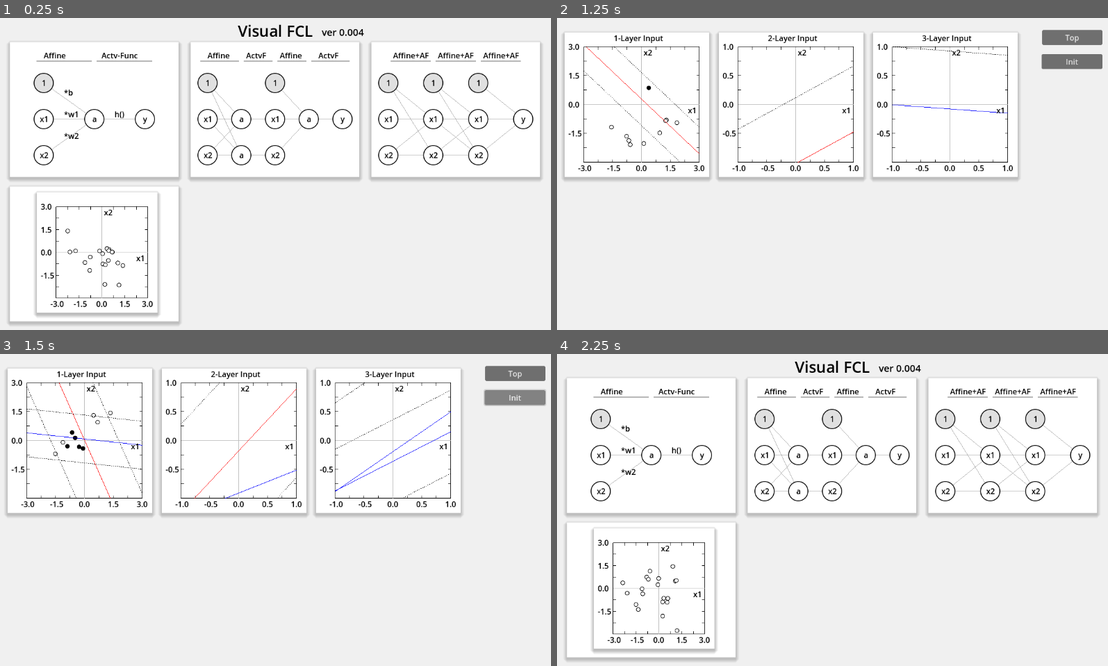
Above: before the commit, frames 1-4 (two rows, left to right).
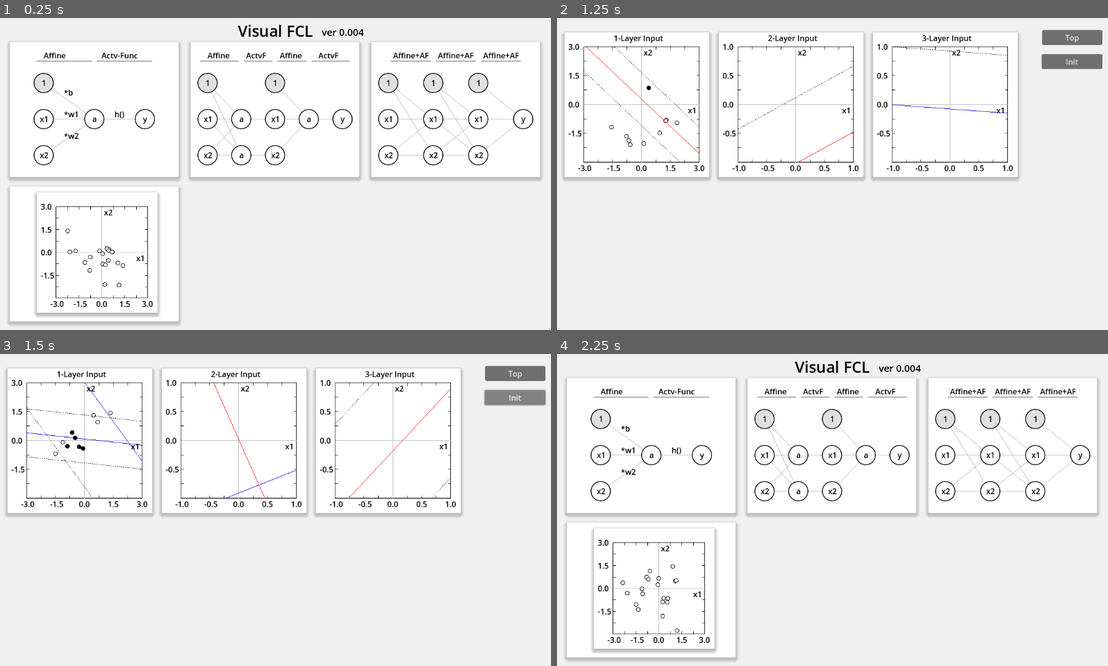
Above: after the commit, the same moments.

Repository: vivisuke/VisualFCL
Game: Godot game, scene res://top_scene.tscn
Same seed, same stepped clock (60 frames per second), same inputs: the game is played once before the commit and once after it.
Inputs (mouse positions are in pixels of both pictures, inside the frame that each line leads up to):
- Up to frame 1 (0.25 s): no input
- Up to frame 2 (1.25 s): tap Enter at 0.5 s; move the mouse to (953, 158) at 0.52 s; click (953, 158) at 0.67 s
- Up to frame 3 (1.5 s): click "Init" at 1.25 s
- Up to frame 4 (2.25 s): click "Top" at 2 s

Frames 1-2 are identical in both runs. In frame 3, 0.7% of the frame differs, in the area x 4-82%, y 9-47%; in frame 4, nothing differs.

Commit message:
0100 ◎ C 06/30 06/30 0.004│ToDo│３層NN学習シーン：第3層のニューロンは1個だけ＆活性化関数はシグモイドに

Diff:
--- a/VisualFCL/scripts/fc3layer_scene.gd
+++ b/VisualFCL/scripts/fc3layer_scene.gd
@@ -94,8 +94,9 @@
 		vec_graph_rect[i].to_draw_div_lines = true
 		vec_graph_rect[i].to_plot_boolean = false
 	vec_layer.resize(N_LAYER)
-	for i in range(N_LAYER):
+	for i in range(N_LAYER-1):
 		vec_layer[i] = FCLayer.new(N_NODE, N_NODE, AF_TANH, 1/sqrt(2.0))	# Xavier
+	vec_layer[N_LAYER-1] = FCLayer.new(N_NODE, 1, AF_SIGMOID, 1/sqrt(2.0))	# Xavier
 	init()
 	#set_div_line()
 	pass # Replace with function body.
@@ -117,7 +118,7 @@
 		var vv_weight = []
 		var layer = vec_layer[k]
 		layer.set_norm(1/sqrt(2.0))		# Xavier
-		for i in range(N_NODE):
+		for i in range(layer.neuron_lst.size()):
 			var vw = layer.neuron_lst[i].vec_weight
 			vv_weight.push_back([vw[0], vw[1], vw[2]])
 			print("[b, w1, w2] = ", [vw[0], vw[1], vw[2]])
Not shown, changed: VisualFCL.spr
